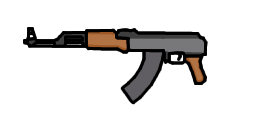
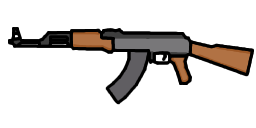
Comparing the layer stacks of the two 256 × 128 images. Changes:
painted on "lines" over [left=8, top=27, right=254, bottom=105]
painted on "color" over [left=12, top=29, right=253, bottom=102]
